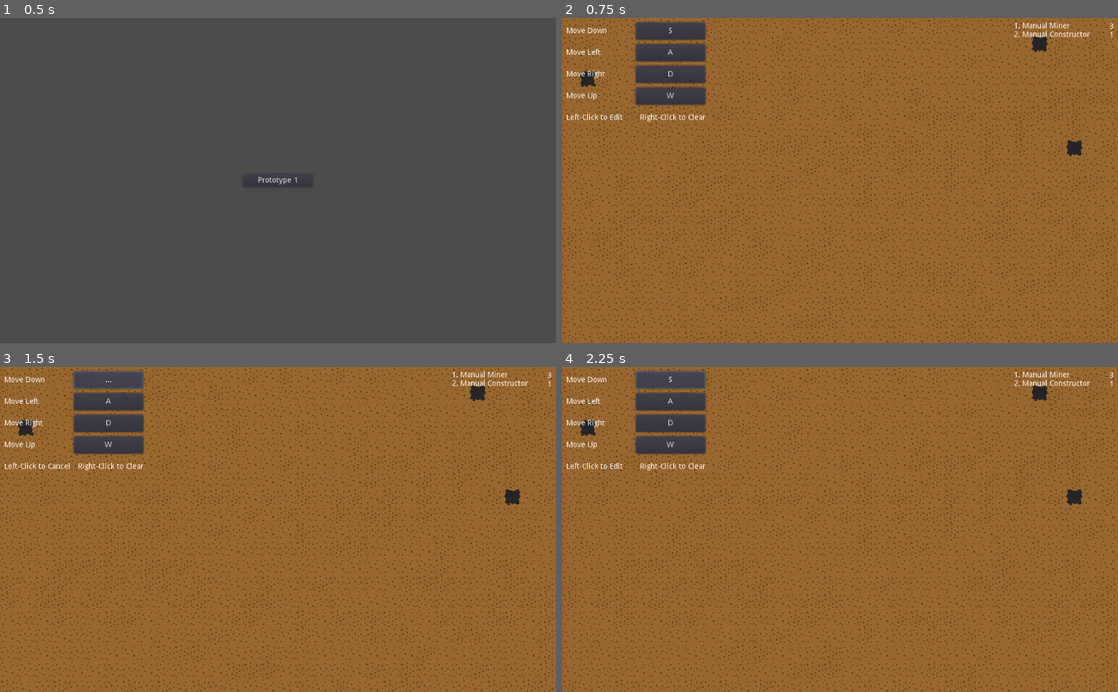
Above: before the commit, frames 1-4 (two rows, left to right).
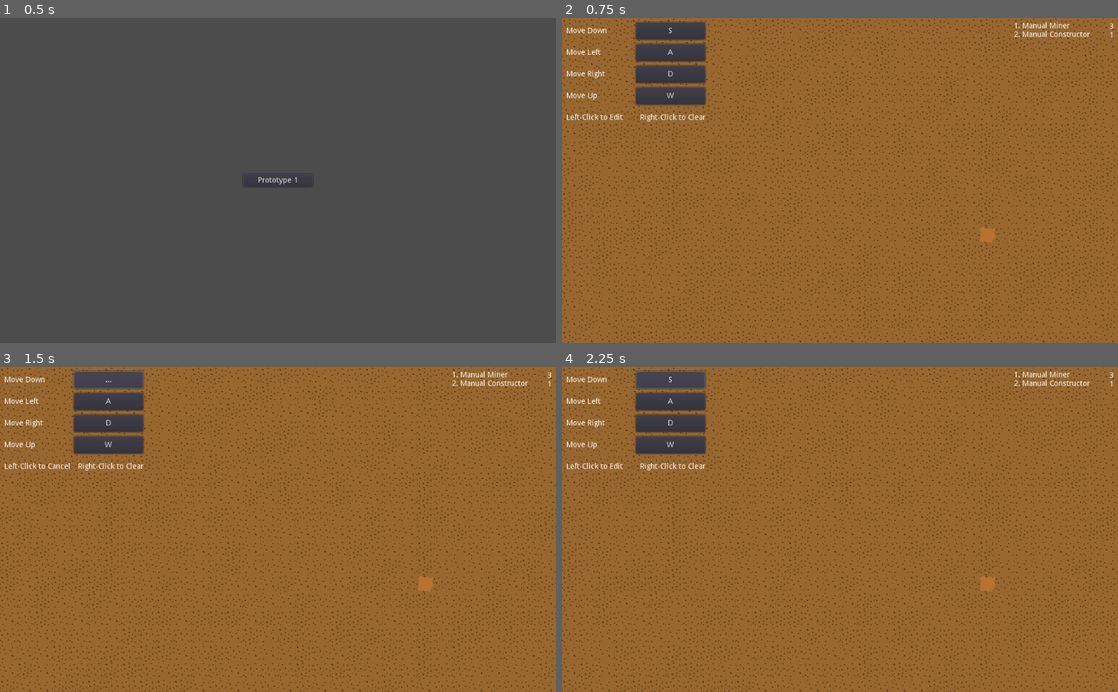
Above: after the commit, the same moments.

Repository: elyctech/one-more-factory-game
Game: Godot game, scene res://screens/title/title_screen.tscn
The game is run twice, just before and just after one commit, with the same random seed, the same clock (stepped at 60 frames per second) and the same inputs.
Inputs:
- Up to frame 1 (0.5 s): no input
- Up to frame 2 (0.75 s): click "Prototype 1" at 0.5 s
- Up to frame 3 (1.5 s): click "S" at 1.25 s
- Up to frame 4 (2.25 s): click "..." at 2 s

Frame 1 is identical in both runs. In frame 2, 8.1% of the frame differs, in the area x 0-100%, y 0-100%; in frame 3, 8.1%; in frame 4, 8.1%.

Commit message:
refactor: remove exported variables

Diff:
--- a/Components/game_world/game_world.gd
+++ b/Components/game_world/game_world.gd
@@ -1,8 +1,8 @@
 class_name GameWorld
 extends Node2D
 
-export var chunk_size : Vector2 = Vector2(20, 20)
-export var resource_rate : float = 0.01
+var _chunk_size : Vector2 = Vector2(20, 20)
+var _resource_rate : float = 0.001
 
 var _rng : RandomNumberGenerator = RandomNumberGenerator.new()
 
@@ -19,21 +19,21 @@
 
 func generate_chunk(chunk_x, chunk_y):
 	# Find starting tiles
-	var start_x = chunk_x * chunk_size.x
-	var start_y = chunk_y * chunk_size.y
+	var start_x = chunk_x * _chunk_size.x
+	var start_y = chunk_y * _chunk_size.y
 
-	for x in range(start_x, start_x + chunk_size.x):
-		for y in range(start_y, start_y + chunk_size.y):
+	for x in range(start_x, start_x + _chunk_size.x):
+		for y in range(start_y, start_y + _chunk_size.y):
 			# Add a ground tile
 			_ground_layer.set_cell(x, y, _rng.randi_range(0, _ground_layer.get_ground_tile_count() - 1))
 
 			# Determine if a resource should be set (hard-coded 1% rate)
-			if _rng.randi_range(0, 99) == 0:
+			if _rng.randi_range(0, 1 / _resource_rate) == 0:
 				_resource_layer.set_cell(x, y, _rng.randi_range(0, _resource_layer.get_resource_tile_count() - 1))
 
 
 func get_chunk_size():
-	return chunk_size
+	return _chunk_size
 
 
 func get_ground_cell_size():
